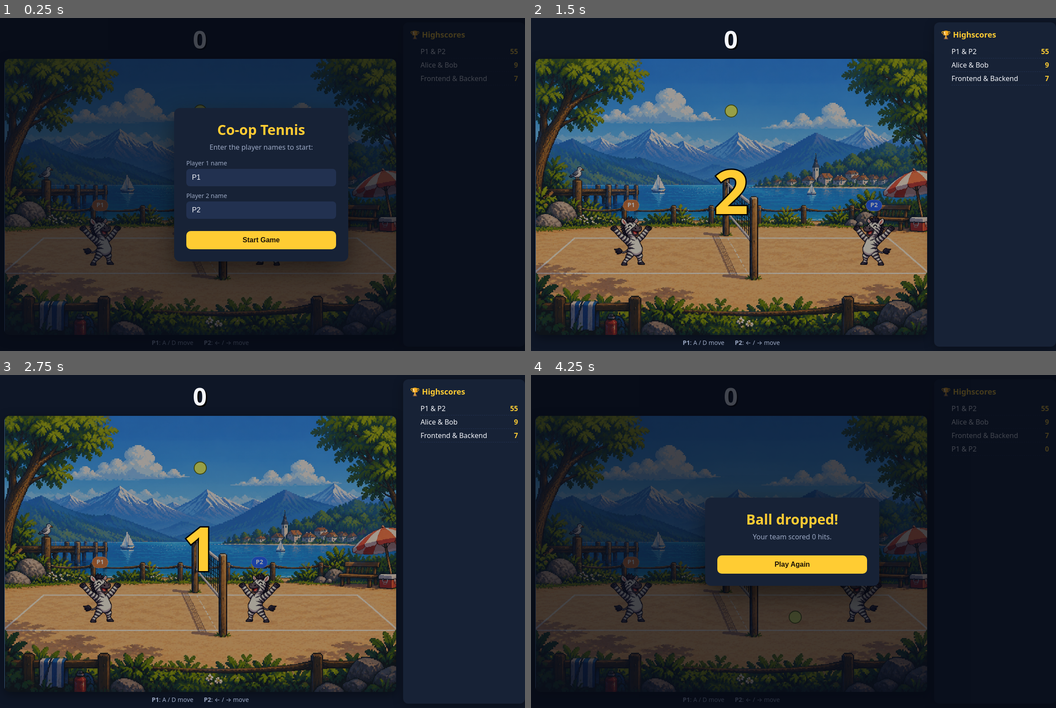
Above: before the commit, frames 1-4 (two rows, left to right).
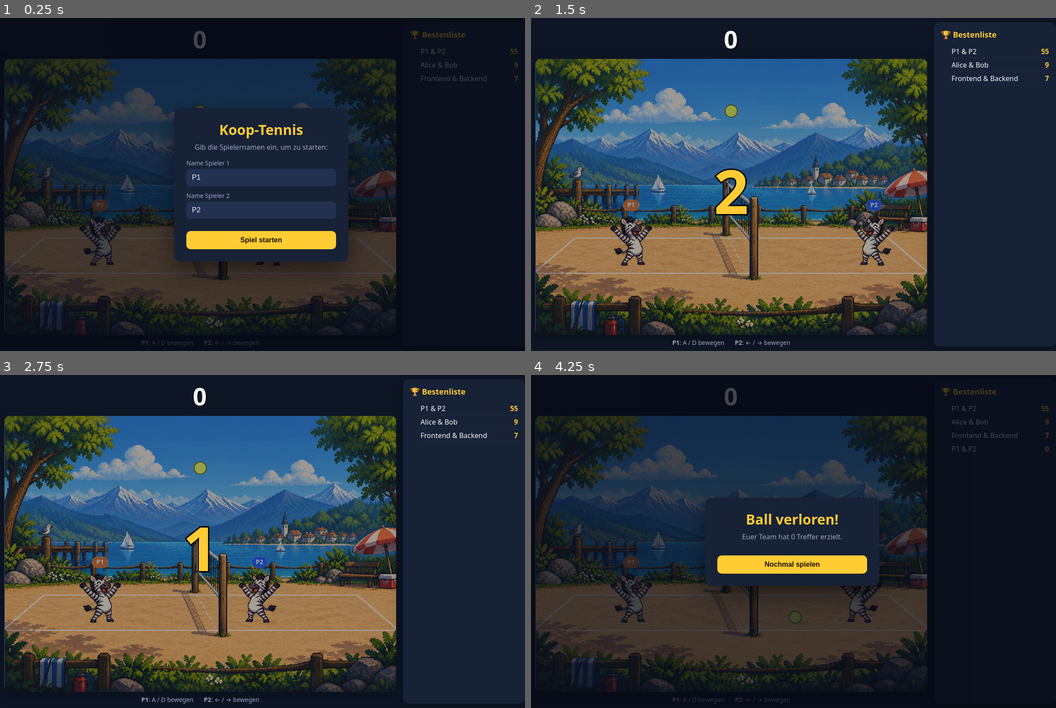
Above: after the commit, the same moments.

Repository: jobcloud/future-day-frontend-vs-backend-game
Game: browser game, page index.html
Two runs of this game, one before a commit and one after it. Both use one fixed random seed, a clock stepped at 60 frames per second and the inputs below.
Inputs:
- Up to frame 1 (0.25 s): no input
- Up to frame 2 (1.5 s): click "Start Game" (after the commit: "Spiel starten") at 0.27 s; hold Right from 1.03 s (still down)
- Up to frame 3 (2.75 s): release Right at 1.53 s; hold Down 1.58-1.85 s; hold Left 1.9-2.47 s; hold Up from 2.52 s (still down)
- Up to frame 4 (4.25 s): release Up at 2.82 s; hold Right 2.87-3.53 s; hold Up 3.58-3.82 s; hold Left from 3.87 s (still down)

The runs differ from the first frame. In frame 1, 0.8% of the frame differs, in the area x 27-89%, y 4-99%; in frame 2, 0.2%; in frame 3, 0.2%; in frame 4, 0.6%.

Commit message:
change ui to german

Diff:
--- a/index.html
+++ b/index.html
@@ -1,9 +1,9 @@
 <!doctype html>
-<html lang="en">
+<html lang="de">
   <head>
     <meta charset="UTF-8" />
     <meta name="viewport" content="width=device-width, initial-scale=1.0" />
-    <title>Future Day — Co-op Tennis</title>
+    <title>Future Day — Koop-Tennis</title>
     <link rel="stylesheet" href="src/styles.css" />
   </head>
   <body>
@@ -14,40 +14,40 @@
         </div>
         <canvas id="game" width="900" height="635"></canvas>
         <div class="controls-hint">
-          <span><b>P1</b>: A / D move</span>
-          <span><b>P2</b>: ← / → move</span>
+          <span><b>P1</b>: A / D bewegen</span>
+          <span><b>P2</b>: ← / → bewegen</span>
         </div>
       </div>
 
       <aside class="highscores">
-        <h2>🏆 Highscores</h2>
+        <h2>🏆 Bestenliste</h2>
         <ol id="highscore-list"></ol>
       </aside>
     </div>
 
-    <!-- Start / name modal -->
+    <!-- Start- / Namens-Dialog -->
     <div class="modal-backdrop" id="start-modal">
       <div class="modal">
-        <h1>Co-op Tennis</h1>
-        <p>Enter the player names to start:</p>
+        <h1>Koop-Tennis</h1>
+        <p>Gib die Spielernamen ein, um zu starten:</p>
         <label>
-          Player 1 name
+          Name Spieler 1
           <input type="text" id="name1" maxlength="12" value="P1" />
         </label>
         <label>
-          Player 2 name
+          Name Spieler 2
           <input type="text" id="name2" maxlength="12" value="P2" />
         </label>
-        <button id="start-btn">Start Game</button>
+        <button id="start-btn">Spiel starten</button>
       </div>
     </div>
 
-    <!-- Game over modal -->
+    <!-- Spielende-Dialog -->
     <div class="modal-backdrop hidden" id="gameover-modal">
       <div class="modal">
-        <h1>Ball dropped!</h1>
-        <p>Your team scored <span id="final-score">0</span> hits.</p>
-        <button id="restart-btn">Play Again</button>
+        <h1>Ball verloren!</h1>
+        <p>Euer Team hat <span id="final-score">0</span> Treffer erzielt.</p>
+        <button id="restart-btn">Nochmal spielen</button>
       </div>
     </div>
 
--- a/src/main.js
+++ b/src/main.js
@@ -197,7 +197,7 @@
 
   scoreEl.textContent = state.score;
   draw(ctx, state);
-  if (remainingMs > -500) drawCountdownOverlay("GO!");
+  if (remainingMs > -500) drawCountdownOverlay("LOS!");
   clearJustPressed();
 }
 
